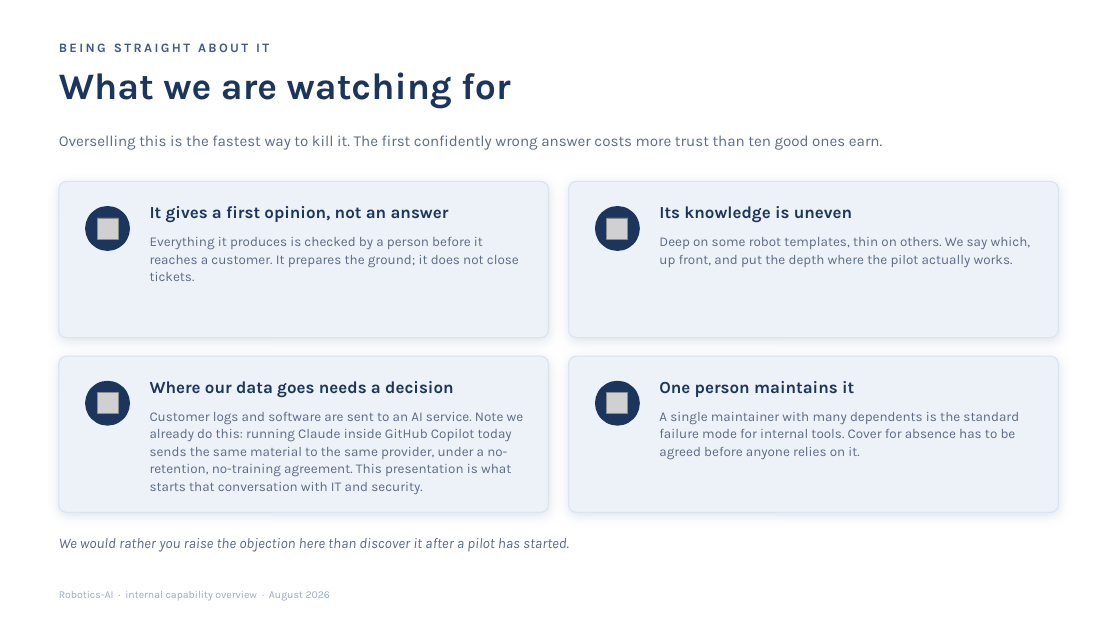
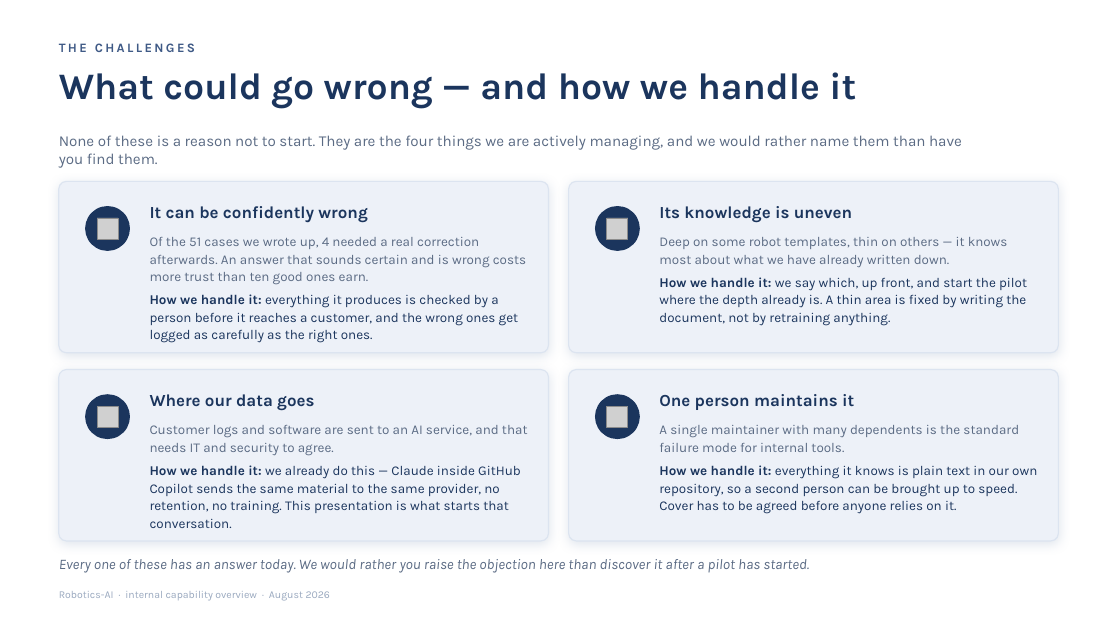
Before and after one commit to SkalarJoostE/Robotics-Private, a slide deck: slide 6 of Rollout/Capability Overview/Robotics-AI Capability Overview.pptx (slide 7 before the commit). Drawn at 1120x630 pixels with LibreOffice and Linux fonts; fonts in the diff are those of the drawing; grey boxes stand for pictures. Boxes give left, top, right and bottom in pixels: in the first picture for what was removed or moved away, otherwise in the second. Text is boxed around its words. In the diff, an @@ line names an element or a change of style, - is before the commit and + after.

Commit message:
Refactor capability deck presentation: enhance clarity and detail in slides
- Revised text in slideWhy to streamline messaging about software knowledge and search processes.
- Updated slideEvidence to clarify engineer hours returned and the nature of cases.
- Changed slideHowItKnows to emphasize investigation processes over conversations.
- Renamed slideLimits to slideChallenges, focusing on proactive management of potential issues.
- Enhanced descriptions in slideCost to specify investigation costs and clarify subscription benefits.
- Adjusted slideStart to emphasize the pilot's purpose and measurement focus.
- Modified slideAsk to clarify decisions regarding licensing and pilot permissions.

```diff
--- a/Rollout/Capability Overview/Robotics-AI Capability Overview.pptx
+++ b/Rollout/Capability Overview/Robotics-AI Capability Overview.pptx
@@ text at <box>59,43,195,52</box>: text changed @@
-BEING STRAIGHT ABOUT IT
+THE CHALLENGES
@@ text at <box>59,72,856,109</box>: text changed @@
-What we are watching for
+What could go wrong — and how we handle it
@@ text at <box>59,135,962,168</box>: text changed @@
-Overselling this is the fastest way to kill it. The first confidently wrong answer costs more trust than ten good ones earn.
+None of these is a reason not to start. They are the four things we are actively managing, and we would rather name them than have you find them.
@@ rounded rectangle: place and size @@
-rounded rectangle at <box>59,181,549,338</box>
+rounded rectangle at <box>59,181,549,353</box>
@@ text at <box>150,206,367,223</box>: text changed @@
-It gives a first opinion, not an answer
+It can be confidently wrong
@@ rounded rectangle: place and size @@
-rounded rectangle at <box>569,181,1059,338</box>
+rounded rectangle at <box>569,181,1059,353</box>
@@ text at <box>150,237,526,343</box>: text changed; text colour #5B6B84 to #1B355D @@
-Everything it produces is checked by a person before it reaches a customer. It prepares the ground; it does not close tickets.
+Of the 51 cases we wrote up, 4 needed a real correction afterwards. An answer that sounds certain and is wrong costs more trust than ten good ones earn.
+How we handle it: everything it produces is checked by a person before it reaches a customer, and the wrong ones get logged as carefully as the right ones.
@@ text at <box>659,237,1027,326</box>: text changed; text colour #5B6B84 to #1B355D @@
-Deep on some robot templates, thin on others. We say which, up front, and put the depth where the pilot actually works.
+Deep on some robot templates, thin on others — it knows most about what we have already written down.
+How we handle it: we say which, up front, and start the pilot where the depth already is. A thin area is fixed by writing the document, not by retraining anything.
@@ rounded rectangle: place and size @@
-rounded rectangle at <box>59,356,549,513</box>
+rounded rectangle at <box>59,370,549,541</box>
@@ proportions changed in 4 elements at <box>59,181,549,353</box>, <box>569,181,1059,353</box>, <box>59,370,549,541</box>, <box>569,370,1059,541</box> @@
@@ rounded rectangle: place and size @@
-rounded rectangle at <box>569,356,1059,513</box>
+rounded rectangle at <box>569,370,1059,541</box>
@@ text at <box>150,394,314,411</box>: text changed @@
-Where our data goes needs a decision
+Where our data goes
@@ 2 pictures, 2 ellipses, 1 text: place and size @@
-2 pictures, 2 ellipses, 1 text at <box>86,381,854,425</box>
+2 pictures, 2 ellipses, 1 text at <box>86,394,854,439</box>
@@ text at <box>150,425,528,528</box>: text changed; text colour #5B6B84 to #1B355D @@
-Customer logs and software are sent to an AI service. Note we already do this: running Claude inside GitHub Copilot today sends the same material to the same provider, under a no-retention, no-training agreement. This presentation is what starts that conversation with IT and security.
+Customer logs and software are sent to an AI service, and that needs IT and security to agree.
+How we handle it: we already do this — Claude inside GitHub Copilot sends the same material to the same provider, no retention, no training. This presentation is what starts that conversation.
@@ text at <box>659,425,1037,514</box>: text changed; text colour #5B6B84 to #1B355D @@
-A single maintainer with many dependents is the standard failure mode for internal tools. Cover for absence has to be agreed before anyone relies on it.
+A single maintainer with many dependents is the standard failure mode for internal tools.
+How we handle it: everything it knows is plain text in our own repository, so a second person can be brought up to speed. Cover has to be agreed before anyone relies on it.
@@ text at <box>59,559,809,573</box>: text changed @@
-We would rather you raise the objection here than discover it after a pilot has started.
+Every one of these has an answer today. We would rather you raise the objection here than discover it after a pilot has started.
```
Also in this commit, not shown: 6 other slides changed, 8 other files.
